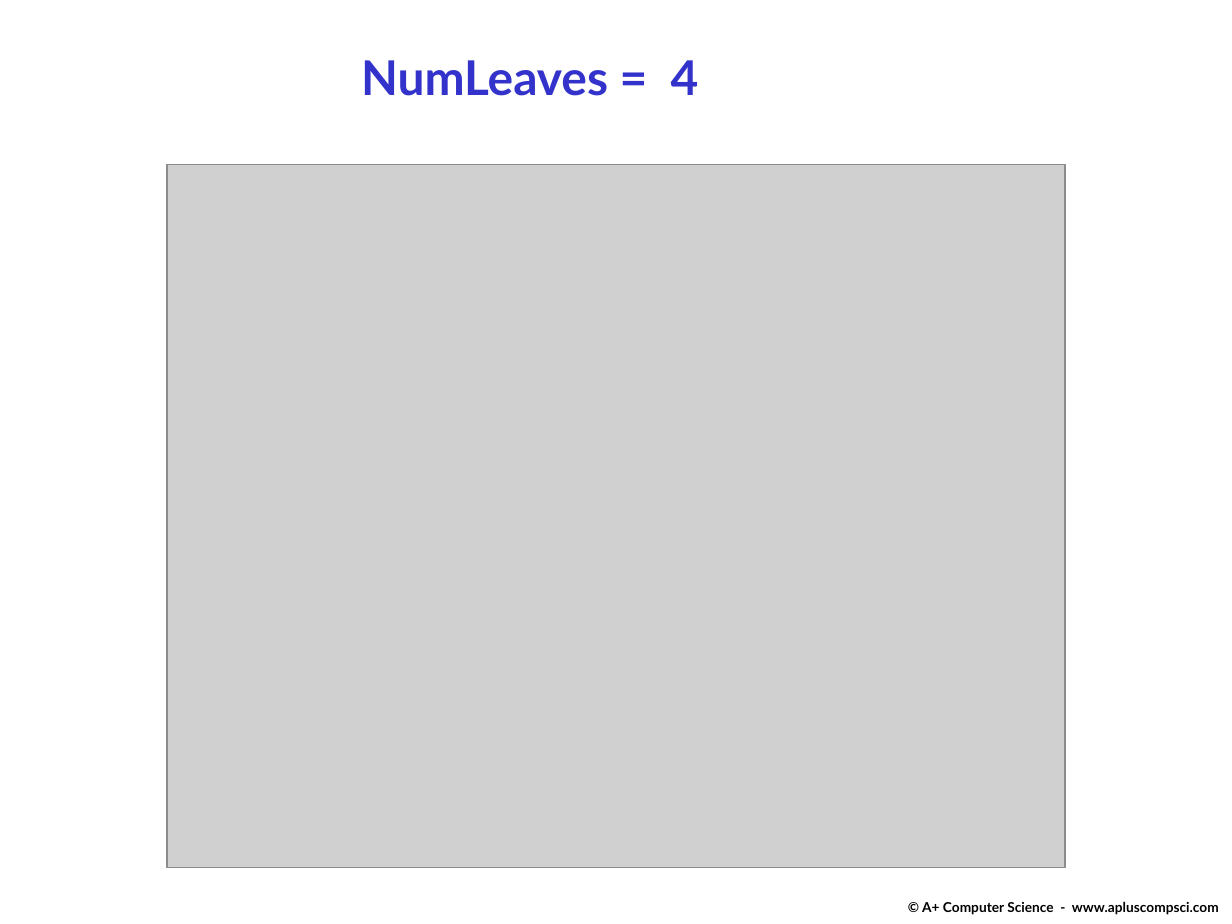
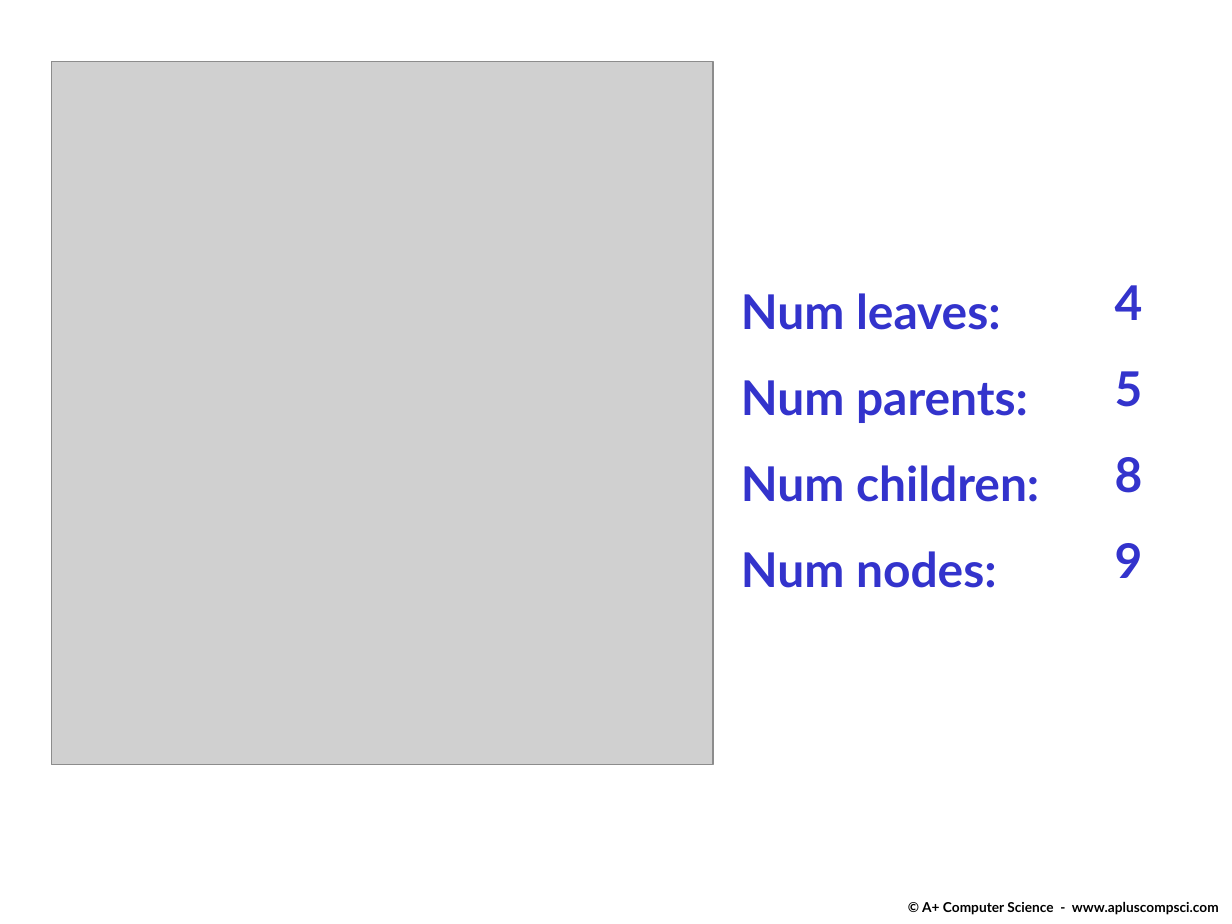
Before and after one commit to Cy-FairCS/cs3, a slide deck: slide 8 of u08a_binaryTrees/notes/_a - Classifying binary trees and Tree Traversal.pptx. Drawn at 1232x924 pixels with LibreOffice and Linux fonts; fonts in the diff are those of the drawing; grey boxes stand for pictures. Boxes give left, top, right and bottom in pixels: in the first picture for what was removed or moved away, otherwise in the second. Text is boxed around its words. In the diff, an @@ line names an element or a change of style, - is before the commit and + after.

```diff
--- a/u08a_binaryTrees/notes/_a - Classifying binary trees and Tree Traversal.pptx
+++ b/u08a_binaryTrees/notes/_a - Classifying binary trees and Tree Traversal.pptx
@@ picture resized from (x1=168, y1=164, x2=1066, y2=867) to (x1=52, y1=62, x2=713, y2=765) @@
@@ text added at (x1=741, y1=293, x2=1039, y2=588), 28 pt, text #3333CC, bold @@
+Num leaves:
+Num parents:
+Num children:
+Num nodes:
@@ text at (x1=1115, y1=285, x2=1143, y2=320): text changed @@
-NumLeaves = 4
+4
@@ text added at (x1=1115, y1=371, x2=1143, y2=407), 28 pt, text #3333CC, bold @@
+5
@@ text added at (x1=1115, y1=457, x2=1143, y2=493), 28 pt, text #3333CC, bold @@
+8
@@ text added at (x1=1115, y1=543, x2=1143, y2=578), 28 pt, text #3333CC, bold @@
+9
```
Also in this commit, not shown: 1 other slide changed, 4 slides added.
